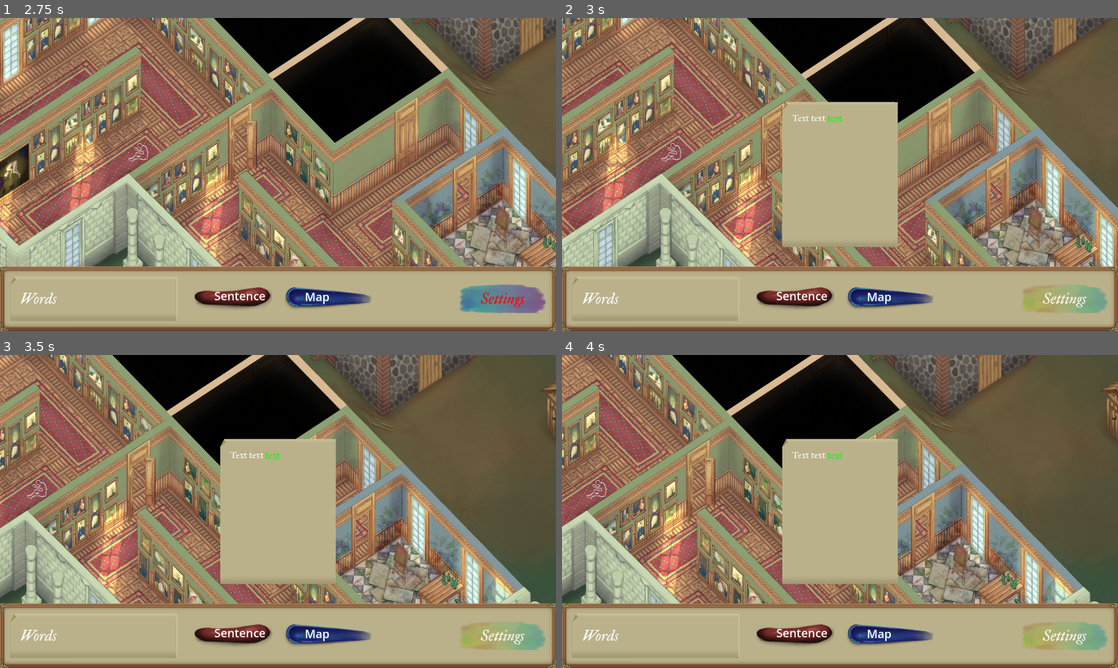
Above: before the commit, frames 1-4 (two rows, left to right).
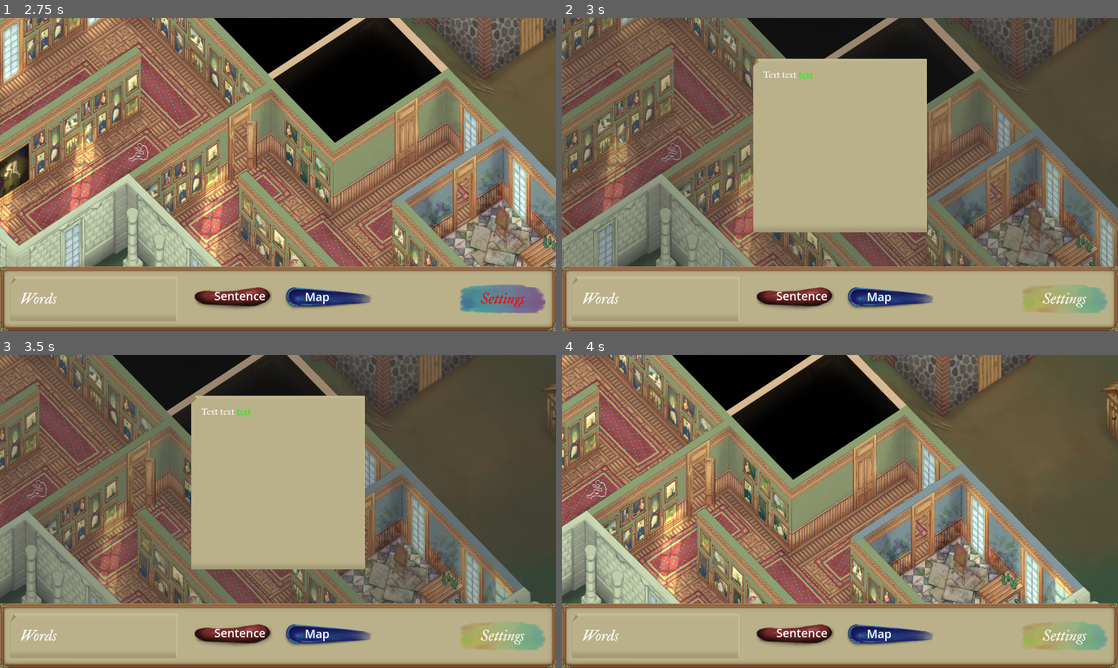
Above: after the commit, the same moments.

Repository: 100-Devs-1-Game/TheFullPicture
Game: Godot game, scene res://global/scene_loader.tscn
Two runs of this game, one before a commit and one after it. Both use one fixed random seed, a clock stepped at 60 frames per second and the inputs below.
Inputs (mouse positions are in pixels of both pictures, inside the frame that each line leads up to):
- Up to frame 1 (2.75 s): click "Sentence" at 0.5 s; click "Map" at 1.25 s; click "Settings" at 2 s
- Up to frame 2 (3 s): move the mouse to (962, 158) at 2.77 s; hold Right (ui_right) from 2.78 s (still down); click (962, 158) at 2.92 s
- Up to frame 3 (3.5 s): keep holding Right (ui_right)
- Up to frame 4 (4 s): release Right (ui_right) at 3.5 s; drag from (728, 527) to (812, 574) at 3.52 s

Frame 1 is identical in both runs. In frame 2, 53% of the frame differs, in the area x 0-100%, y 0-80%; in frame 3, 45%; in frame 4, 9.5%.
Error in both runs: Invalid call. Nonexistent function 'parse' in base 'Resource (InteractableObjectData)'. (res://ui/clues_ui.gd:16)

Commit message:
Improve clues ui

Diff:
--- a/src/ui/clues_ui.gd
+++ b/src/ui/clues_ui.gd
@@ -1,5 +1,5 @@
 class_name CluesUI
-extends CenterContainer
+extends Control
 
 @onready var label: RichTextLabel = %RichTextLabel
 
@@ -21,7 +21,7 @@
 		return
 
 	if event is InputEventMouseButton:
-		if event.button_index == MOUSE_BUTTON_RIGHT:
+		if event.pressed:
 			hide()
 			EventManager.clues_ui_closed.emit()
 
--- a/src/ui/clues_ui.tscn
+++ b/src/ui/clues_ui.tscn
@@ -1,26 +1,34 @@
-[gd_scene load_steps=4 format=3 uid="uid://bb1i0iuq4cov3"]
+[gd_scene load_steps=5 format=3 uid="uid://bb1i0iuq4cov3"]
 
 [ext_resource type="StyleBox" uid="uid://cp1ijl3m6dhr1" path="res://ui/paper_background.stylebox" id="1_3vhjd"]
 [ext_resource type="Script" uid="uid://p6o8myagmqi1" path="res://ui/clues_ui.gd" id="1_l33hs"]
 [ext_resource type="FontFile" uid="uid://bydy1is6a3qvc" path="res://assets_external/fonts/IM_Fell_Great_Primer/IMFellGreatPrimer-Regular.ttf" id="3_l78lp"]
 
-[node name="CluesUI" type="CenterContainer"]
-anchors_preset = 15
+[sub_resource type="StyleBoxFlat" id="StyleBoxFlat_l78lp"]
+bg_color = Color(0.16862746, 0.16862746, 0.16862746, 0.3647059)
+
+[node name="CluesUI" type="PanelContainer"]
+anchors_preset = -1
 anchor_right = 1.0
 anchor_bottom = 1.0
+offset_bottom = -200.0
 grow_horizontal = 2
 grow_vertical = 2
+theme_override_styles/panel = SubResource("StyleBoxFlat_l78lp")
 script = ExtResource("1_l33hs")
 
-[node name="PanelContainer" type="PanelContainer" parent="."]
-custom_minimum_size = Vector2(400, 500)
+[node name="CenterContainer" type="CenterContainer" parent="."]
+layout_mode = 2
+
+[node name="Page" type="PanelContainer" parent="CenterContainer"]
+custom_minimum_size = Vector2(600, 600)
 layout_mode = 2
 theme_override_styles/panel = ExtResource("1_3vhjd")
 
-[node name="MarginContainer" type="MarginContainer" parent="PanelContainer"]
+[node name="MarginContainer" type="MarginContainer" parent="CenterContainer/Page"]
 layout_mode = 2
 
-[node name="RichTextLabel" type="RichTextLabel" parent="PanelContainer/MarginContainer"]
+[node name="RichTextLabel" type="RichTextLabel" parent="CenterContainer/Page/MarginContainer"]
 unique_name_in_owner = true
 layout_mode = 2
 theme_override_fonts/normal_font = ExtResource("3_l78lp")
@@ -29,6 +37,6 @@
 text = "Text text [url=body][color=green]text[/color][/url]
 "
 
-[connection signal="meta_clicked" from="PanelContainer/MarginContainer/RichTextLabel" to="." method="_on_rich_text_label_meta_clicked"]
-[connection signal="meta_hover_ended" from="PanelContainer/MarginContainer/RichTextLabel" to="." method="_on_rich_text_label_meta_hover_ended"]
-[connection signal="meta_hover_started" from="PanelContainer/MarginContainer/RichTextLabel" to="." method="_on_rich_text_label_meta_hover_started"]
+[connection signal="meta_clicked" from="CenterContainer/Page/MarginContainer/RichTextLabel" to="." method="_on_rich_text_label_meta_clicked"]
+[connection signal="meta_hover_ended" from="CenterContainer/Page/MarginContainer/RichTextLabel" to="." method="_on_rich_text_label_meta_hover_ended"]
+[connection signal="meta_hover_started" from="CenterContainer/Page/MarginContainer/RichTextLabel" to="." method="_on_rich_text_label_meta_hover_started"]
